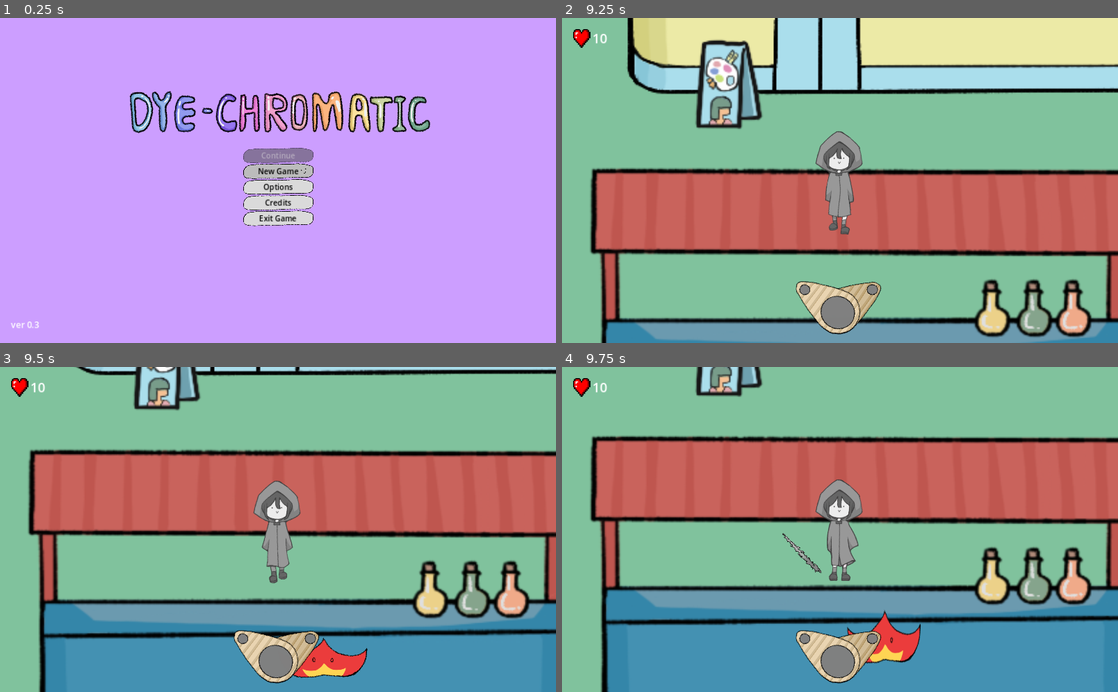
Above: before the commit, frames 1-4 (two rows, left to right).
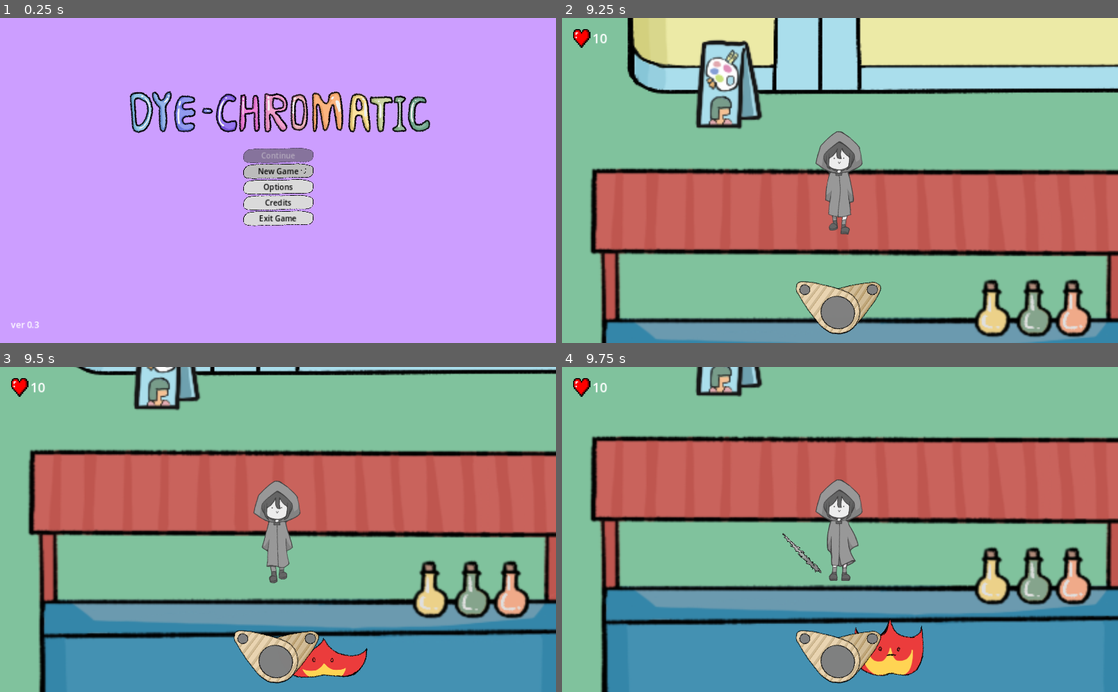
Above: after the commit, the same moments.

Repository: JMSVY-Super-Cool-Group-14/Dye-Chromatic
Game: Godot game, scene res://scenes/ui/main.tscn
Same seed, same stepped clock (60 frames per second), same inputs: the game is played once before the commit and once after it.
Inputs (mouse positions are in pixels of both pictures, inside the frame that each line leads up to):
- Up to frame 1 (0.25 s): no input
- Up to frame 2 (9.25 s): click "New Game" at 0.5 s; move the mouse to (962, 164) at 1.27 s; hold D (move_right) 1.28-2.03 s; tap C (interact) at 1.35, 5.1, 8.85 s; move the mouse to (728, 196) at 2.02 s; hold S (move_down) 2.03-2.78 s; tap F (melee_attack) at 2.1 s; move the mouse to (895, 109) at 2.77 s; hold D (move_right) 2.78-3.53 s; hold Space (ranged_attack) 2.78-3.53 s; move the mouse to (812, 245) at 3.52 s; hold W (move_up) 3.53-4.28 s; tap J (special_attack) at 3.6 s; move the mouse to (1006, 229) at 4.27 s; hold K (ultimate_attack) 4.28-5.03 s; hold Q (left_colour) 4.28-5.78 s; move the mouse to (673, 131) at 5.02 s; tap Enter at 5.75 s; move the mouse to (867, 180) at 5.77 s; hold S (move_down) 5.78-6.53 s; hold F (melee_attack) 5.78-6.53 s; move the mouse to (756, 99) at 6.52 s; hold D (move_right) 6.53-7.28 s; tap Space (ranged_attack) at 6.6 s; move the mouse to (962, 164) at 7.27 s; hold W (move_up) 7.28-8.03 s; hold J (special_attack) 7.28-8.03 s; move the mouse to (728, 196) at 8.02 s; hold D (move_right) 8.03-8.78 s; tap K (ultimate_attack) at 8.1 s; move the mouse to (895, 109) at 8.77 s; hold S (move_down) from 8.78 s (still down)
- Up to frame 3 (9.5 s): keep holding S (move_down)
- Up to frame 4 (9.75 s): move the mouse to (812, 594) at 9.52 s; release S (move_down) at 9.53 s; hold Q (left_colour) from 9.53 s (still down); tap F (melee_attack) at 9.6 s

Frames 1-3 are identical in both runs. In frame 4, 1.0% of the frame differs, in the area x 51-66%, y 74-96%.

Commit message:
Added enemy knockback to melee
Forgot to add a call to the enemy knockback function for the new melee.

Diff:
--- a/src/scripts/player.gd
+++ b/src/scripts/player.gd
@@ -357,6 +357,8 @@
 	if body.is_in_group("enemy"):
 		if comboDamage:
 			body.fsm.take_damage(meleeDamage*2)
+			body.recieve_knockeback(self.global_position, meleeDamage, "melee")
 			comboDamage = false
 		else:
 			body.fsm.take_damage(meleeDamage)
+			body.recieve_knockeback(self.global_position, meleeDamage, "melee")
